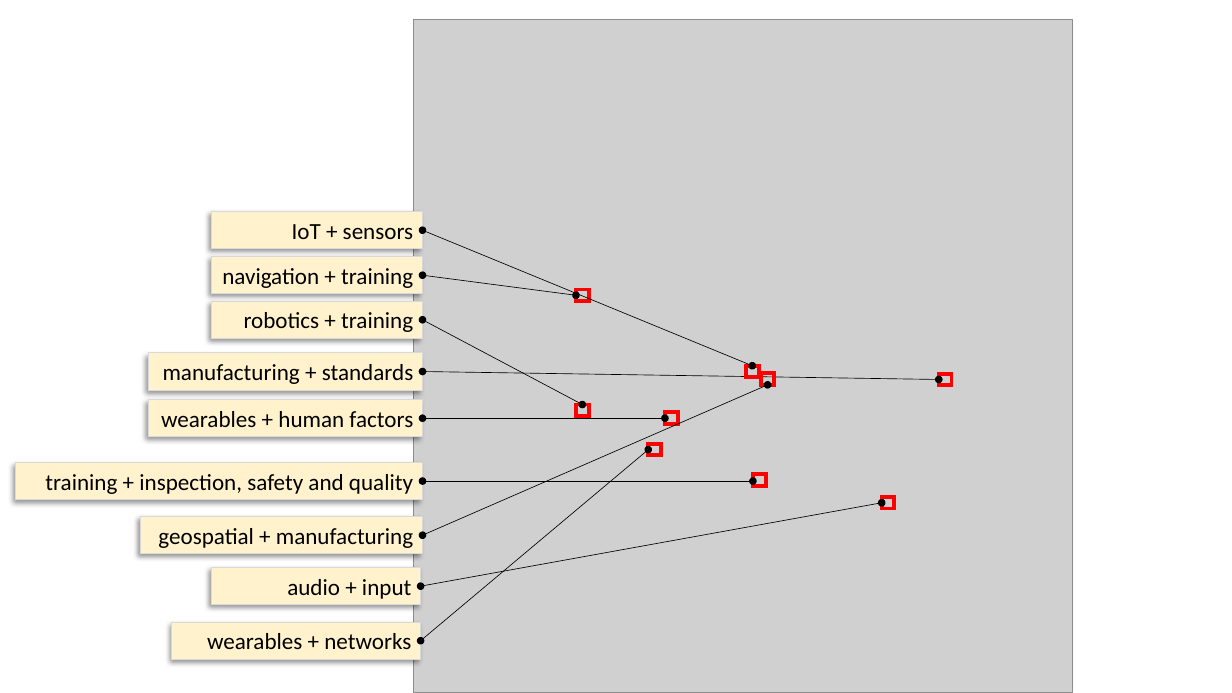
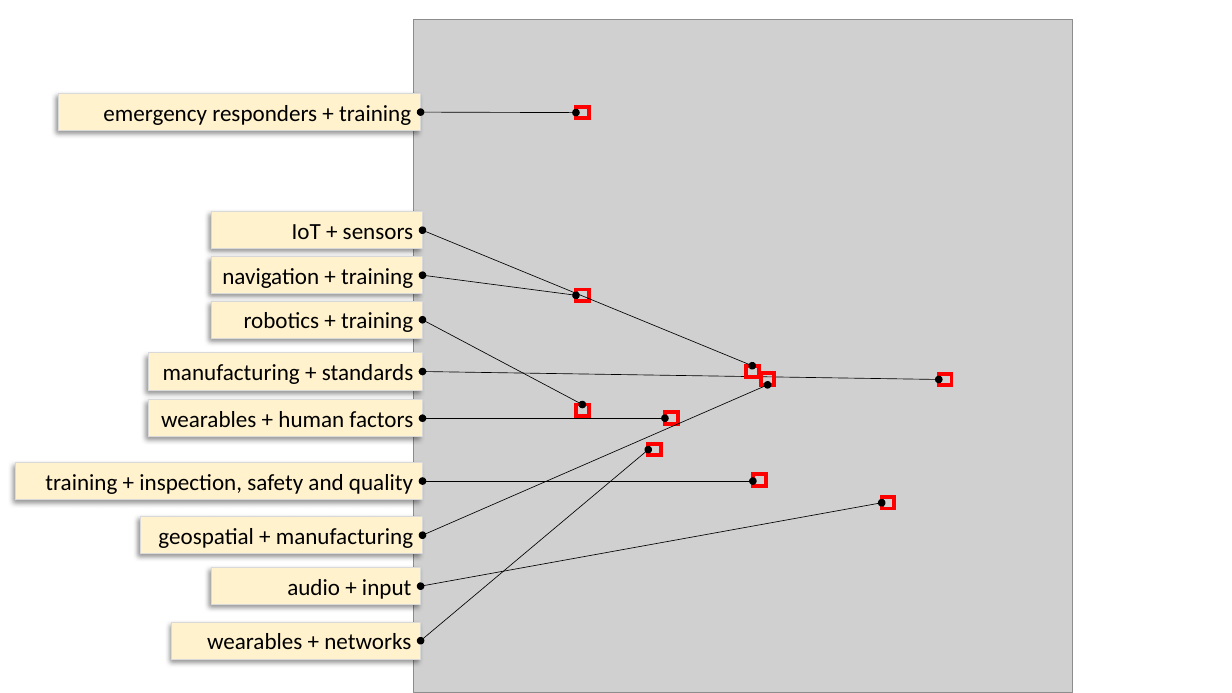
Before and after one commit to theareaorg/AREA-Research-Agenda, a slide deck: slide 1 of FindAR/Visualizations/gaps/graph-gaps.pptx. Drawn at 1232x693 pixels with LibreOffice and Linux fonts; fonts in the diff are those of the drawing; grey boxes stand for pictures. Boxes give left, top, right and bottom in pixels: in the first picture for what was removed or moved away, otherwise in the second. Text is boxed around its words. In the diff, an @@ line names an element or a change of style, - is before the commit and + after.

Commit message:
added training and emergency responders gap analysis

```diff
--- a/FindAR/Visualizations/gaps/graph-gaps.pptx
+++ b/FindAR/Visualizations/gaps/graph-gaps.pptx
@@ rectangle added at (58, 93, 421, 130), fill #FFF2CC, outline #D9D9D9 0.75 pt, 18 pt, text #000000 @@
+emergency responders + training
@@ double arrow added from (421, 112) to (576, 113), #000000 0.5 pt @@
@@ rectangle added at (576, 107, 589, 119), outline #FF0000 3 pt @@
```
Also in this commit, not shown: 1 slide added, 1 other file.
